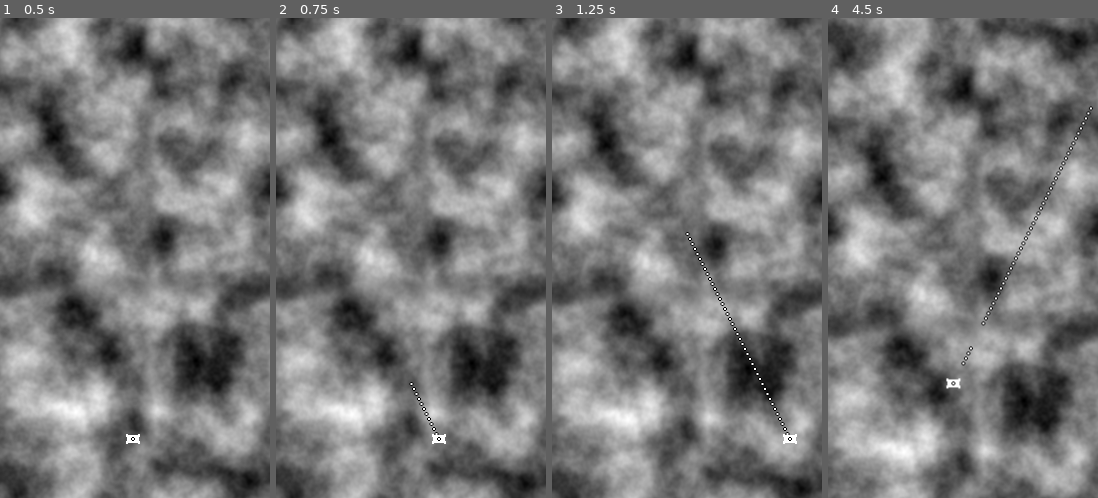
Above: before the commit, frames 1-4 (left to right).
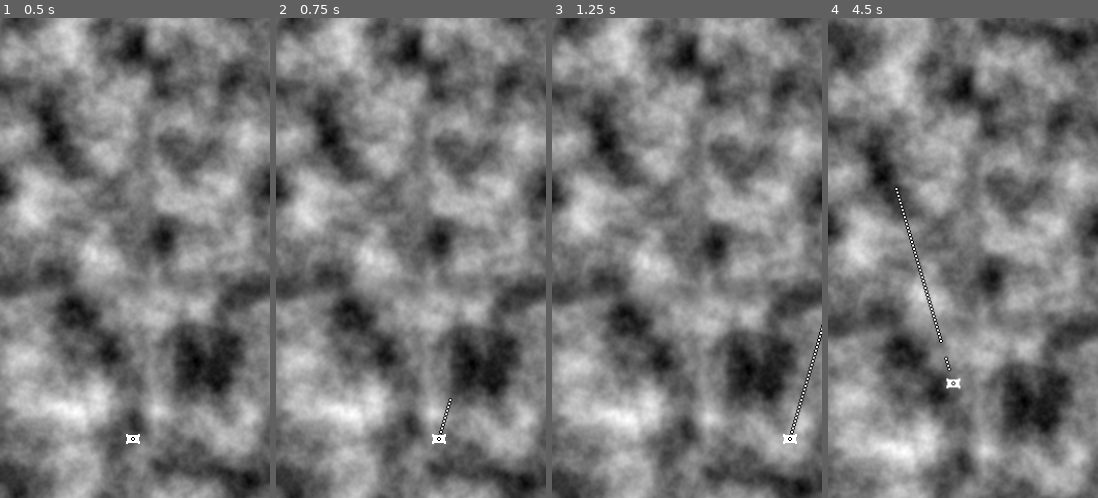
Above: after the commit, the same moments.

Repository: gnamikawa/PillowPugilist
Game: Godot game, scene res://scenes/game_manager.tscn
The game is run twice, just before and just after one commit, with the same random seed, the same clock (stepped at 60 frames per second) and the same inputs.
Inputs:
- Up to frame 1 (0.5 s): no input
- Up to frame 2 (0.75 s): hold Right (movement_right) from 0.53 s (still down); hold Space from 0.53 s (still down)
- Up to frame 3 (1.25 s): keep holding Right (movement_right); keep holding Space
- Up to frame 4 (4.5 s): release Right (movement_right) at 1.28 s; release Space at 1.28 s; hold Down (movement_down) 1.28-2.03 s; tap Space at 1.35, 1.52, 1.82, 2.85, 3.02, 3.32, 4.35 s; hold Right (movement_right) 2.03-2.78 s; hold Space 2.03-2.78 s; hold Up (movement_up) 2.78-3.53 s; hold Space 3.53-4.28 s; hold Left (movement_left) from 3.53 s (still down)

Frame 1 is identical in both runs. In frame 2, 0.2% of the frame differs, in the area x 49-66%, y 75-87%; in frame 3, 0.7%; in frame 4, 1.1%, in the area x 24-99%, y 18-74%.

Commit message:
boopity boop

Diff:
--- a/scripts/bullet.gd
+++ b/scripts/bullet.gd
@@ -6,16 +6,16 @@
 @export var player_spawned = false
 @export var speed = 300
 @export var bullet_type = BulletType.LINEAR
+var origin_point
+var direction = Vector2(0, -1)
 
-# Called when the node enters the scene tree for the first time.
 func _ready():
-	pass # Replace with function body.
+	origin_point = position
 
-# Called every frame. 'delta' is the elapsed time since the previous frame.
 func _process(delta):
 	match bullet_type:
 		BulletType.LINEAR:
-			position.y += -delta * speed
+			position += direction * delta * speed
 	pass
 
 func _on_area_2d_body_entered(body):
--- a/scripts/player.gd
+++ b/scripts/player.gd
@@ -28,10 +28,10 @@
 
 func _process(delta):
 	if Input.is_key_pressed(KEY_SPACE):
-		print('!')
 		var bullet = bullet_node.instantiate() as Bullet;
 		bullet.position = position
 		bullet.player_spawned = true
+		bullet.direction = Vector2(sign(velocity.x), -1).normalized()
 		get_parent().add_child(bullet)
 
 func _physics_process(delta):
Not shown, added: assets/sprites/EnemyPillow.png.import
Not shown, added: assets/sprites/Maya.png.import
